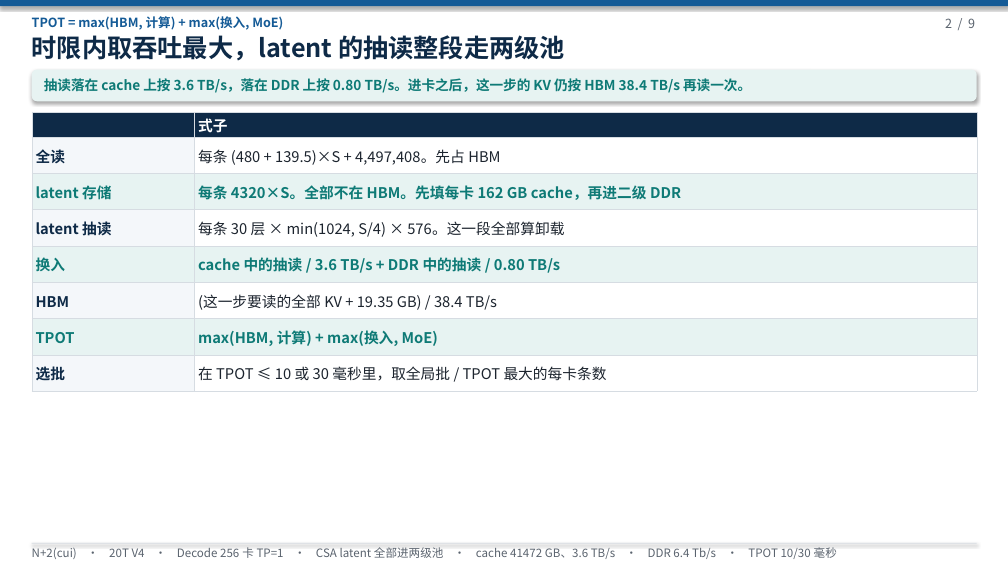
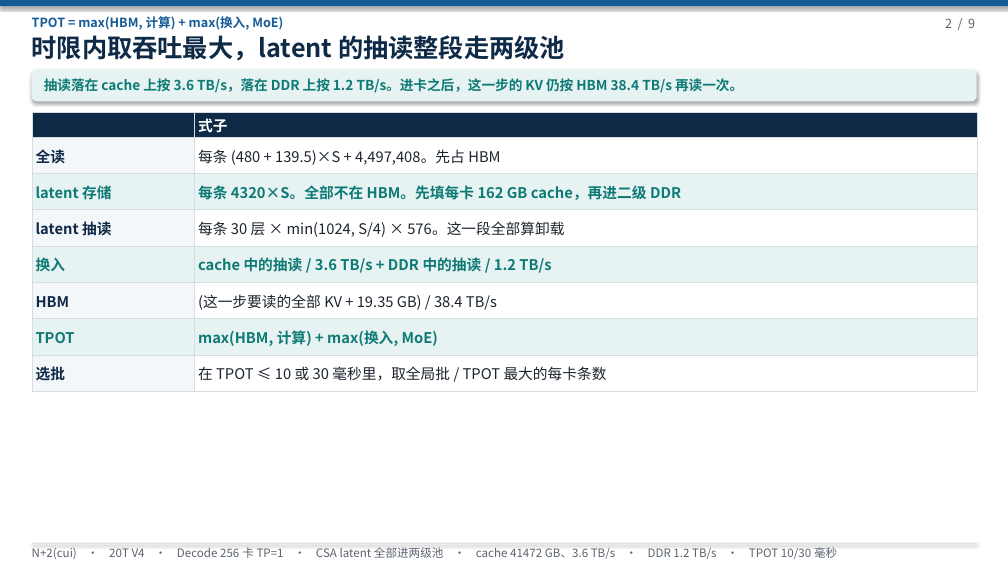
Before and after one commit to 69515164-rgb/UCL-MPComm, a slide deck: slide 2 of docs/N+2(cui)-20T-V4-两级池放CSA LATENT-590A.pptx. Drawn at 1008x567 pixels with LibreOffice and Linux fonts; fonts in the diff are those of the drawing. Boxes give left, top, right and bottom in pixels: in the first picture for what was removed or moved away, otherwise in the second. Text is boxed around its words. In the diff, an @@ line names an element or a change of style, - is before the commit and + after.

```diff
--- a/docs/N+2(cui)-20T-V4-两级池放CSA LATENT-590A.pptx
+++ b/docs/N+2(cui)-20T-V4-两级池放CSA LATENT-590A.pptx
@@ text at <box>44,78,743,93</box>: text changed @@
-抽读落在 cache 上按 3.6 TB/s，落在 DDR 上按 0.80 TB/s。进卡之后，这一步的 KV 仍按 HBM 38.4 TB/s 再读一次。
+抽读落在 cache 上按 3.6 TB/s，落在 DDR 上按 1.2 TB/s。进卡之后，这一步的 KV 仍按 HBM 38.4 TB/s 再读一次。
@@ table at <box>32,112,977,390</box> @@
-row 5, column 2: cache 中的抽读 / 3.6 TB/s + DDR 中的抽读 / 0.80 TB/s
+row 5, column 2: cache 中的抽读 / 3.6 TB/s + DDR 中的抽读 / 1.2 TB/s
@@ text at <box>32,547,837,559</box>: text changed @@
-N+2(cui) · 20T V4 · Decode 256 卡 TP=1 · CSA latent 全部进两级池 · cache 41472 GB、3.6 TB/s · DDR 6.4 Tb/s · TPOT 10/30 毫秒
+N+2(cui) · 20T V4 · Decode 256 卡 TP=1 · CSA latent 全部进两级池 · cache 41472 GB、3.6 TB/s · DDR 1.2 TB/s · TPOT 10/30 毫秒
```
Also in this commit, not shown: 8 other slides changed, 1 other file.
